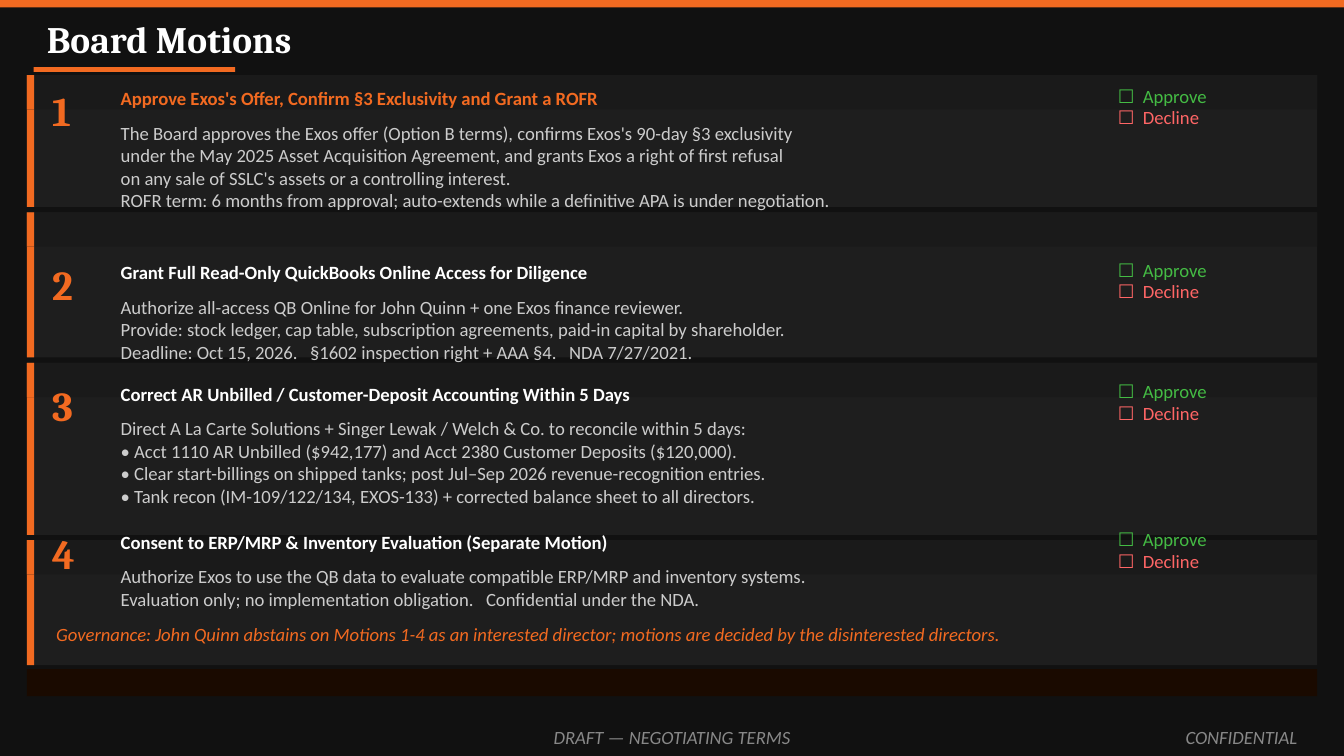
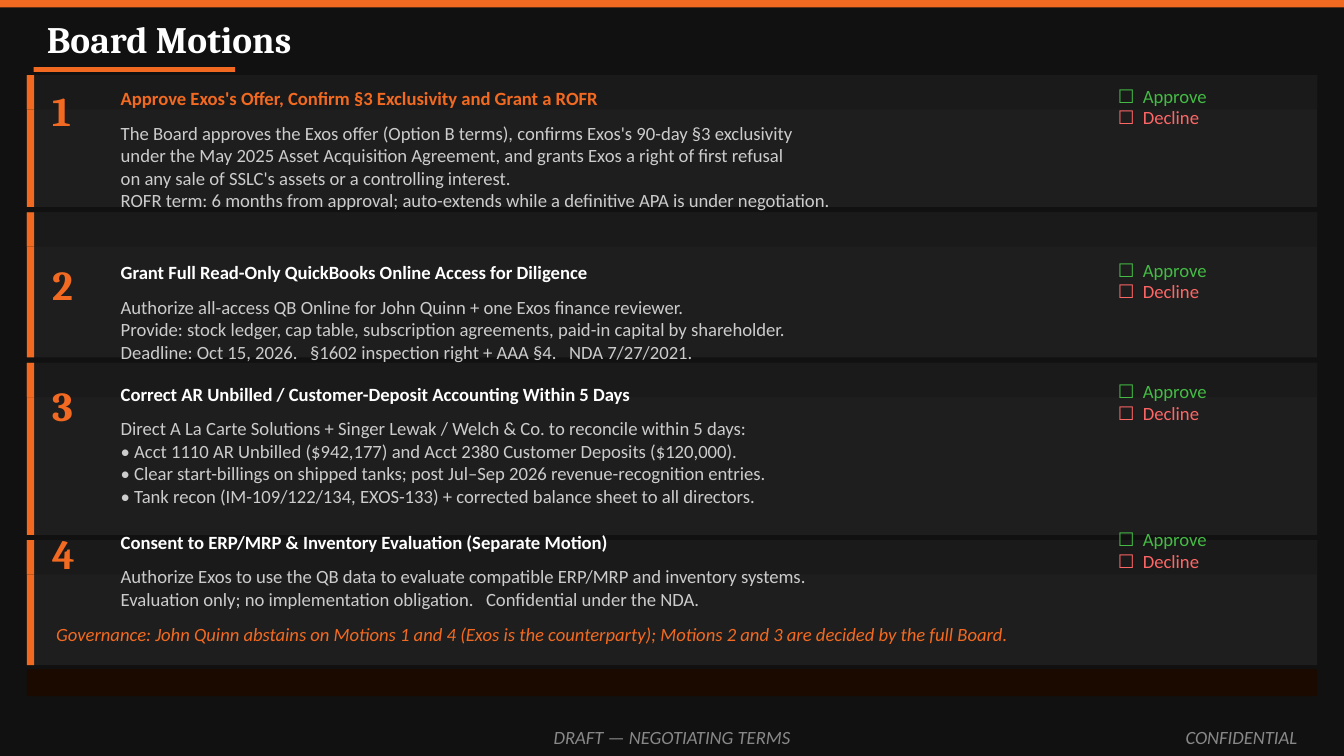
Before and after one commit to ExosAerospace/workspace, a slide deck: slide 14 of drafts/Exos_SSLC_Board_Offer_Overview_2026-10-10_r2.pptx. Drawn at 1344x756 pixels with LibreOffice and Linux fonts; fonts in the diff are those of the drawing. Boxes give left, top, right and bottom in pixels: in the first picture for what was removed or moved away, otherwise in the second. Text is boxed around its words. In the diff, an @@ line names an element or a change of style, - is before the commit and + after.

Commit message:
SSLC: fix governance abstain language on slides 14-15
- Slide 14: Quinn abstains on Motions 1 & 4 only (Exos counterparty);
  Motions 2 & 3 decided by full Board
- Slide 15: Wertz directors abstain on Motion 5 (Cal. Corp. Code §310);
  decided by J. Quinn, M. Rufer, R. Conger
- Rebuild PDF (16pp) + board package (24pp)
- MC #2414 v22/v17/v12

```diff
--- a/drafts/Exos_SSLC_Board_Offer_Overview_2026-10-10_r2.pptx
+++ b/drafts/Exos_SSLC_Board_Offer_Overview_2026-10-10_r2.pptx
@@ text at [56, 627, 1007, 644]: text changed @@
-Governance: John Quinn abstains on Motions 1-4 as an interested director; motions are decided by the disinterested directors.
+Governance: John Quinn abstains on Motions 1 and 4 (Exos is the counterparty); Motions 2 and 3 are decided by the full Board.
```
Also in this commit, not shown: 1 other slide changed, 2 other files.
